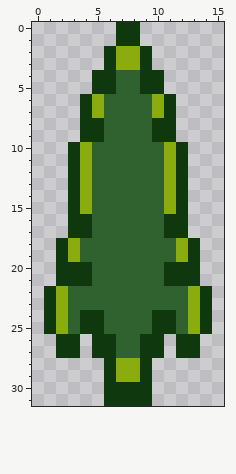
File history of a pixel-art file, Assets/Sprites/TreeObstacle.aseprite. The picture above was drawn from the file before the commit.
16x32 pixels, 1 frame.
The same view after the edit:
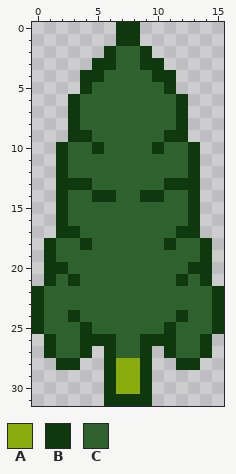
Palette (. is transparent): A #8bac0f  B #0f380f  C #306230
What changed:
{"y":2,"x":7,"old":"AA","new":"CC"}
{"y":3,"x":5,"old":".","new":"B"}
{"y":3,"x":7,"old":"AA","new":"CC"}
{"y":3,"x":10,"old":".","new":"B"}
{"y":4,"x":4,"old":".","new":"B"}
{"y":4,"x":6,"old":"B","new":"C"}
{"y":4,"x":9,"old":"B","new":"C"}
{"y":4,"x":11,"old":".","new":"B"}
{"y":5,"x":4,"old":".BB","new":"BCC"}
{"y":5,"x":9,"old":"BB.","new":"CCB"}
{"y":6,"x":3,"old":".BA","new":"BCC"}
{"y":6,"x":10,"old":"AB.","new":"CCB"}
{"y":7,"x":3,"old":".BA","new":"BCC"}
{"y":7,"x":10,"old":"AB.","new":"CCB"}
{"y":8,"x":3,"old":".BB","new":"BCC"}
{"y":8,"x":10,"old":"BB.","new":"CCB"}
{"y":9,"x":3,"old":".","new":"B"}
{"y":9,"x":5,"old":"B","new":"C"}
{"y":9,"x":10,"old":"B","new":"C"}
{"y":9,"x":12,"old":".","new":"B"}
{"y":10,"x":2,"old":".BAC","new":"BCCB"}
{"y":10,"x":10,"old":"CAB.","new":"BCCB"}
{"y":11,"x":2,"old":".BA","new":"BCC"}
{"y":11,"x":11,"old":"AB.","new":"CCB"}
{"y":12,"x":2,"old":".BA","new":"BCC"}
{"y":12,"x":11,"old":"AB.","new":"CCB"}
{"y":13,"x":2,"old":".","new":"B"}
{"y":13,"x":4,"old":"A","new":"B"}
{"y":13,"x":11,"old":"A","new":"B"}
{"y":13,"x":13,"old":".","new":"B"}
{"y":14,"x":2,"old":".BACC","new":"BCCBB"}
{"y":14,"x":9,"old":"CCAB.","new":"BBCCB"}
{"y":15,"x":2,"old":".BA","new":"BCC"}
{"y":15,"x":11,"old":"AB.","new":"CCB"}
{"y":16,"x":2,"old":".BB","new":"BCC"}
{"y":16,"x":11,"old":"BB.","new":"CCB"}
{"y":17,"x":2,"old":".","new":"B"}
{"y":17,"x":4,"old":"B","new":"C"}
{"y":17,"x":11,"old":"B","new":"C"}
{"y":17,"x":13,"old":".","new":"B"}
{"y":18,"x":1,"old":".BAC","new":"BCCB"}
{"y":18,"x":11,"old":"CAB.","new":"BCCB"}
{"y":19,"x":1,"old":".BA","new":"BCC"}
{"y":19,"x":12,"old":"AB.","new":"CCB"}
{"y":20,"x":1,"old":".","new":"B"}
{"y":20,"x":3,"old":"BB","new":"CC"}
{"y":20,"x":11,"old":"BB","new":"CC"}
{"y":20,"x":14,"old":".","new":"B"}
{"y":21,"x":1,"old":".B","new":"BC"}
{"y":21,"x":4,"old":"B","new":"C"}
{"y":21,"x":11,"old":"B","new":"C"}
{"y":21,"x":13,"old":"B.","new":"CB"}
{"y":22,"x":0,"old":".BA","new":"BCC"}
{"y":22,"x":13,"old":"AB.","new":"CCB"}
{"y":23,"x":0,"old":".BA","new":"BCC"}
{"y":23,"x":13,"old":"AB.","new":"CCB"}
{"y":24,"x":0,"old":".BACBB","new":"BCCBCC"}
{"y":24,"x":10,"old":"BBCAB.","new":"CCBCCB"}
{"y":25,"x":0,"old":".BA","new":"BCC"}
{"y":25,"x":5,"old":"B","new":"C"}
{"y":25,"x":10,"old":"B","new":"C"}
{"y":25,"x":13,"old":"AB.","new":"CCB"}
{"y":26,"x":1,"old":".BB.","new":"BCCB"}
{"y":26,"x":11,"old":".BB.","new":"BCCB"}
{"y":27,"x":1,"old":".BB.B","new":"BCCB."}
{"y":27,"x":10,"old":"B.BB.","new":".BCCB"}
{"y":28,"x":2,"old":"..","new":"BB"}
{"y":28,"x":12,"old":"..","new":"BB"}
{"y":30,"x":7,"old":"BB","new":"AA"}
